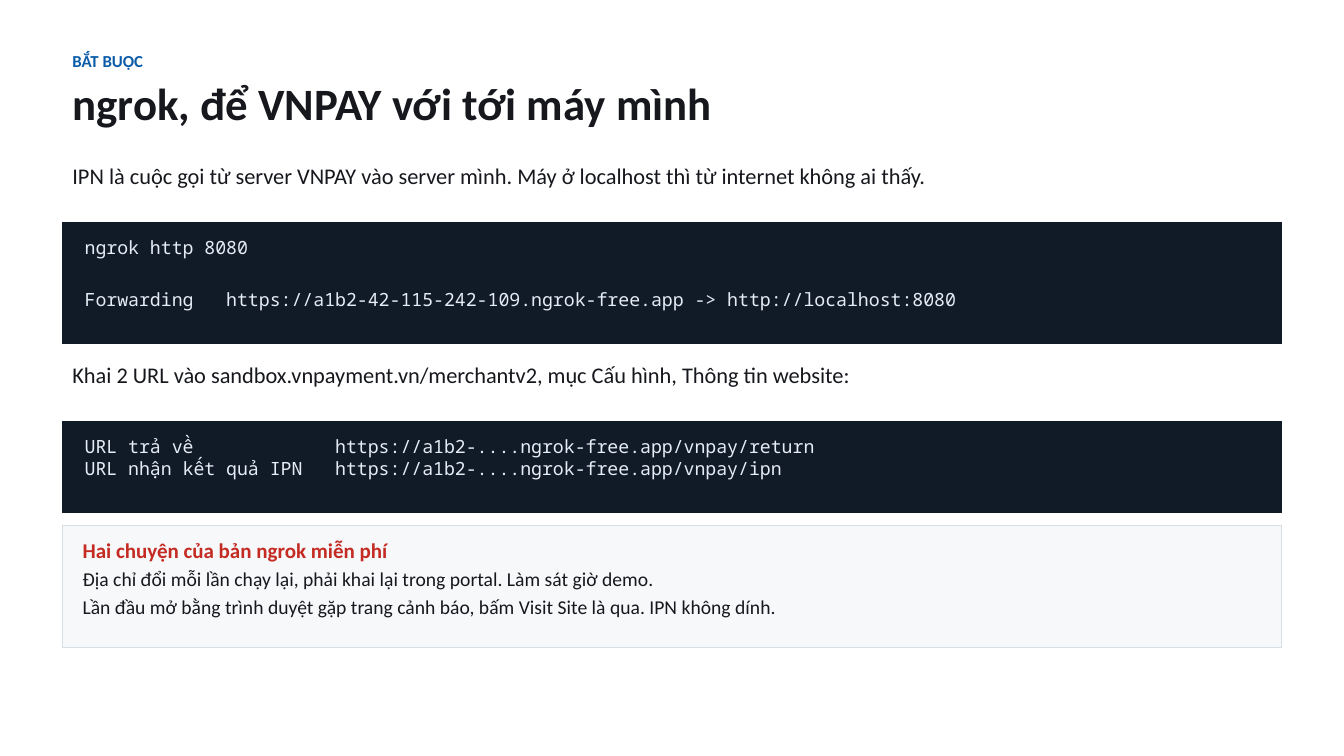
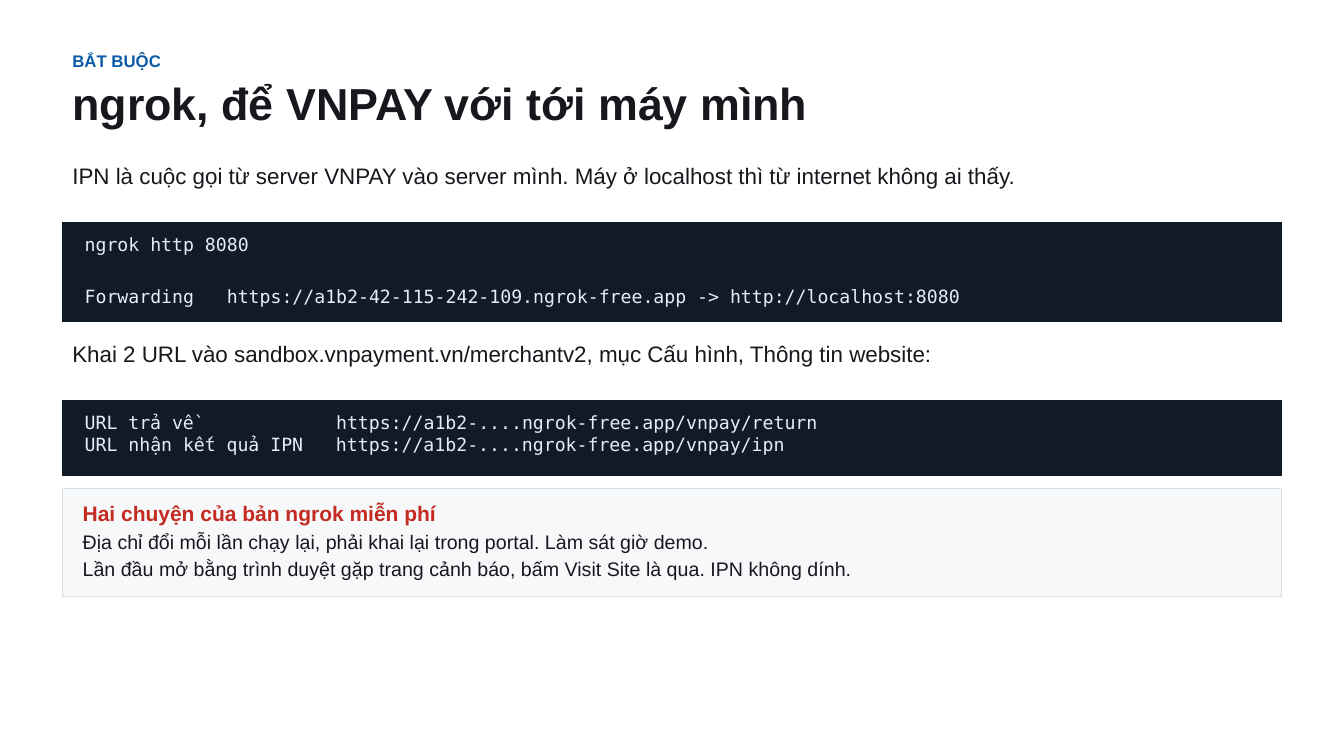
Before and after one commit to conchocon154/vnpay-seminar, a slide deck: slide 11 of VNPAY-seminar.pptx. Drawn at 1344x756 pixels with LibreOffice and Linux fonts; fonts in the diff are those of the drawing. Boxes give left, top, right and bottom in pixels: in the first picture for what was removed or moved away, otherwise in the second. Text is boxed around its words. In the diff, an @@ line names an element or a change of style, - is before the commit and + after.

```diff
--- a/VNPAY-seminar.pptx
+++ b/VNPAY-seminar.pptx
@@ rectangle "ngrok http 8080": place and size @@
-rectangle "ngrok http 8080" at bbox=[63, 223, 1281, 344]
+rectangle "ngrok http 8080" at bbox=[63, 223, 1281, 323]
@@ rectangle "ngrok http 8080" at bbox=[63, 223, 1281, 323]: font Noto Sans Mono to DejaVu Sans Mono @@
@@ text "Khai 2 URL vào sandbox.vnpayment.vn/merchantv2, ...": place and size @@
-text "Khai 2 URL vào sandbox.vnpayment.vn/merchantv2, ..." at bbox=[72, 366, 850, 387]
+text "Khai 2 URL vào sandbox.vnpayment.vn/merchantv2, ..." at bbox=[72, 344, 931, 367]
@@ rectangle "URL trả về https://a1b2-....ngrok-free.app/vnpay/return" at bbox=[63, 400, 1281, 475]: font Noto Sans Mono to DejaVu Sans Mono @@
@@ rectangle "URL trả về https://a1b2-....ngrok-free.app/vnpay/return": place and size @@
-rectangle "URL trả về https://a1b2-....ngrok-free.app/vnpay/return" at bbox=[63, 421, 1281, 513]
+rectangle "URL trả về https://a1b2-....ngrok-free.app/vnpay/return" at bbox=[63, 400, 1281, 475]
@@ font Calibri to Arial in 4 elements at bbox=[72, 53, 807, 129], bbox=[72, 166, 1015, 189], bbox=[72, 344, 931, 367], bbox=[63, 488, 1281, 596] @@
@@ rectangle "Hai chuyện của bản ngrok ...": place and size @@
-rectangle "Hai chuyện của bản ngrok ..." at bbox=[63, 526, 1281, 647]
+rectangle "Hai chuyện của bản ngrok ..." at bbox=[63, 488, 1281, 596]
```
Also in this commit, not shown: 18 other slides changed, 1 other file.
